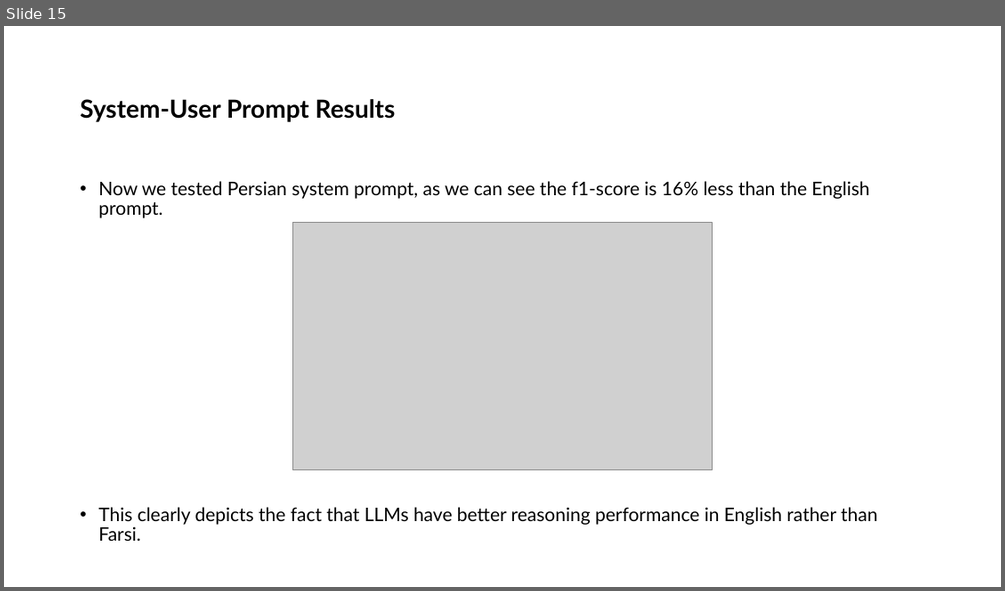
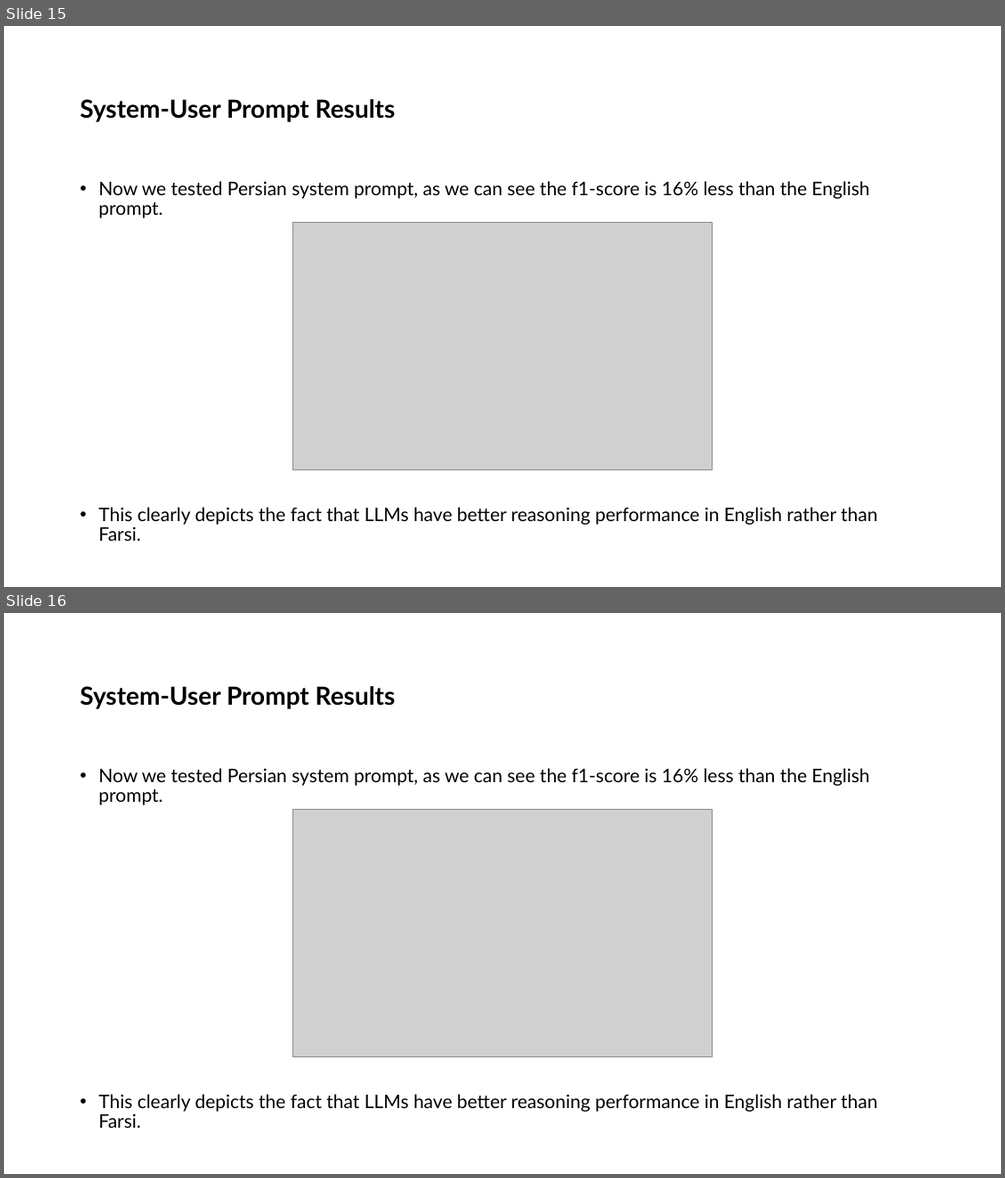
Before and after one commit to ShayanSalehi81/BachelorProject, a slide deck: Slides/System-User Prompt Design.pptx. Shown one above the other, each under a label of ours: slide 15 before the commit, slides 15 and 16 after it. The pictures are 1005x591 and 1005x1178 pixels, drawn with LibreOffice and Linux fonts; fonts in the diff are those of the drawing; grey boxes stand for pictures. Boxes give left, top, right and bottom in pixels: in the first picture for what was removed or moved away, otherwise in the second. Text is boxed around its words. In the diff, an @@ line names an element or a change of style, - is before the commit and + after.

Commit message:
Update slides

```diff
--- a/Slides/System-User Prompt Design.pptx
+++ b/Slides/System-User Prompt Design.pptx
@@ slide 16 added at [4, 613, 1001, 1174], background #FFFFFF @@
@@ title added at [80, 686, 396, 709], 24 pt, text #000000, bold @@
+System-User Prompt Results
@@ text added at [98, 768, 877, 1127], 18 pt, text #000000 @@
+• Now we tested Persian system prompt, as we can see the f1-score is 16% less than the English prompt.
+• This clearly depicts the fact that LLMs have better reasoning performance in English rather than Farsi.
@@ picture added at [293, 809, 712, 1057] @@
```
Also in this commit, not shown: 8 other slides added, 1 other file.
